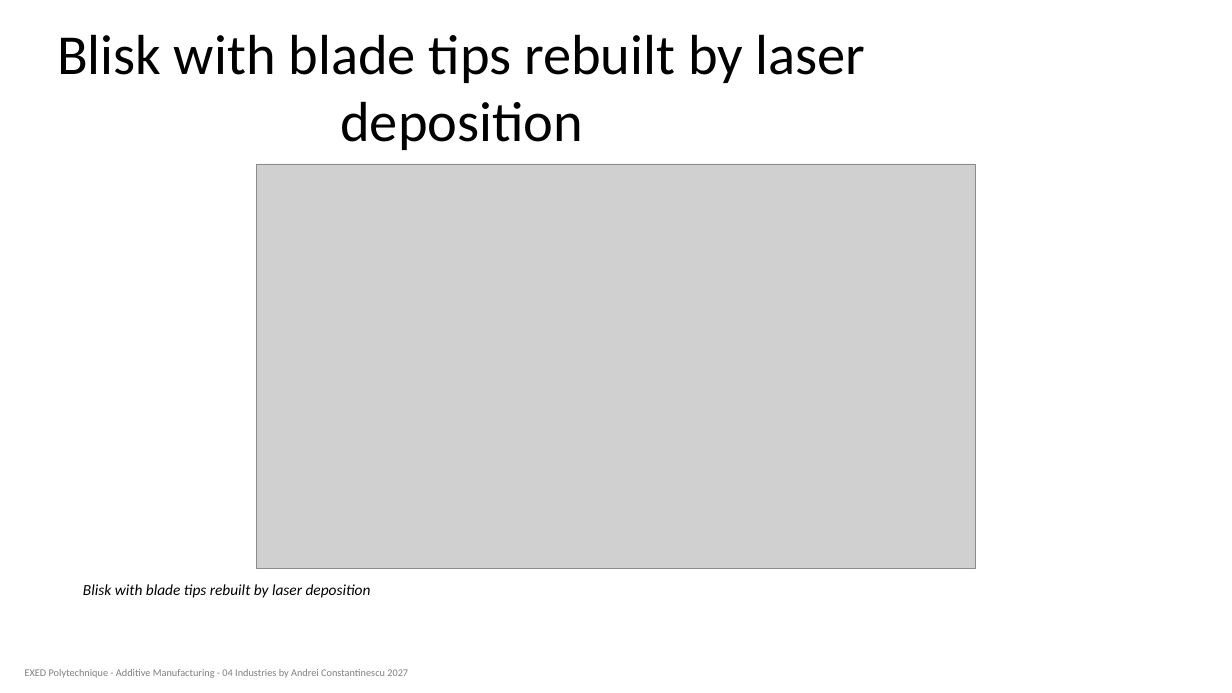
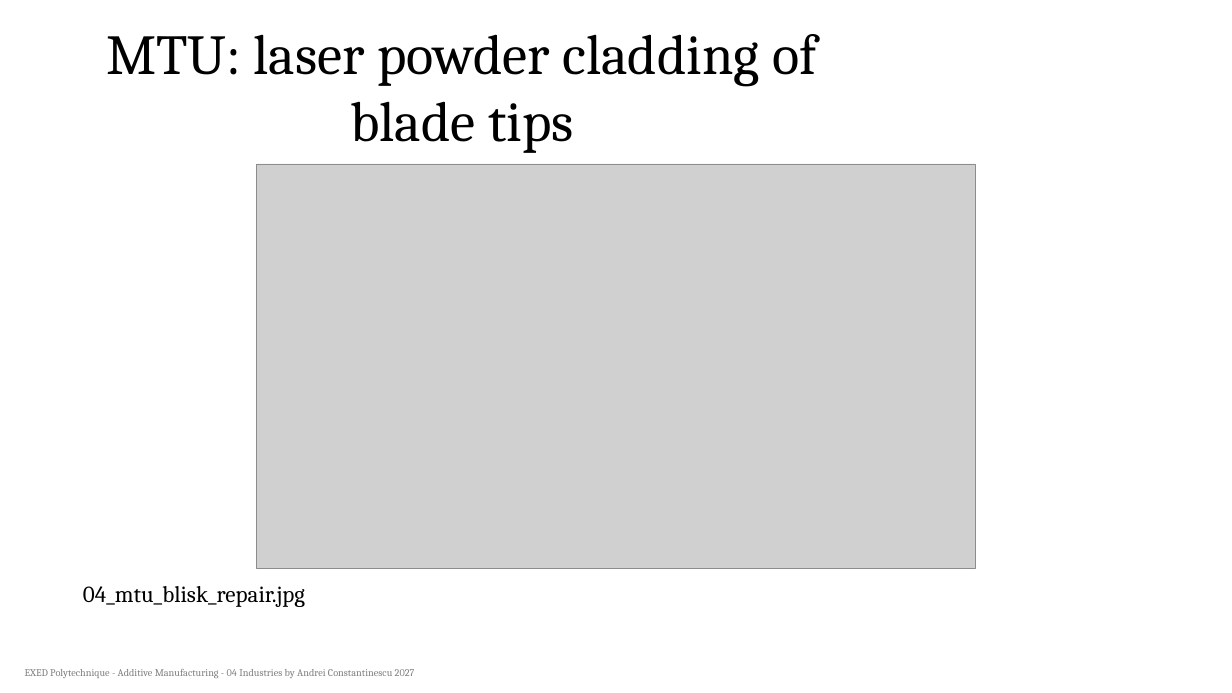
Before and after one commit to aconstant-lms/X-FabAdd, a slide deck: slide 4 of 04_industries/slides/04_am_repair_figures_test.pptx. Drawn at 1232x693 pixels with LibreOffice and Linux fonts; fonts in the diff are those of the drawing; grey boxes stand for pictures. Boxes give left, top, right and bottom in pixels: in the first picture for what was removed or moved away, otherwise in the second. Text is boxed around its words. In the diff, an @@ line names an element or a change of style, - is before the commit and + after.

```diff
--- a/04_industries/slides/04_am_repair_figures_test.pptx
+++ b/04_industries/slides/04_am_repair_figures_test.pptx
@@ title at (x1=106, y1=34, x2=817, y2=153): text changed; font Calibri to Cambria @@
-Blisk with blade tips rebuilt by laser deposition
+MTU: laser powder cladding of blade tips
@@ text at (x1=83, y1=586, x2=305, y2=607): text changed; size 12 to 18 pt; font Calibri to Cambria; italic off @@
-Blisk with blade tips rebuilt by laser deposition
+04_mtu_blisk_repair.jpg
@@ text "EXED Polytechnique - Additive Manufacturing ..." at (x1=25, y1=669, x2=415, y2=678): font Calibri to Cambria @@
```
Also in this commit, not shown: 14 other slides changed.
